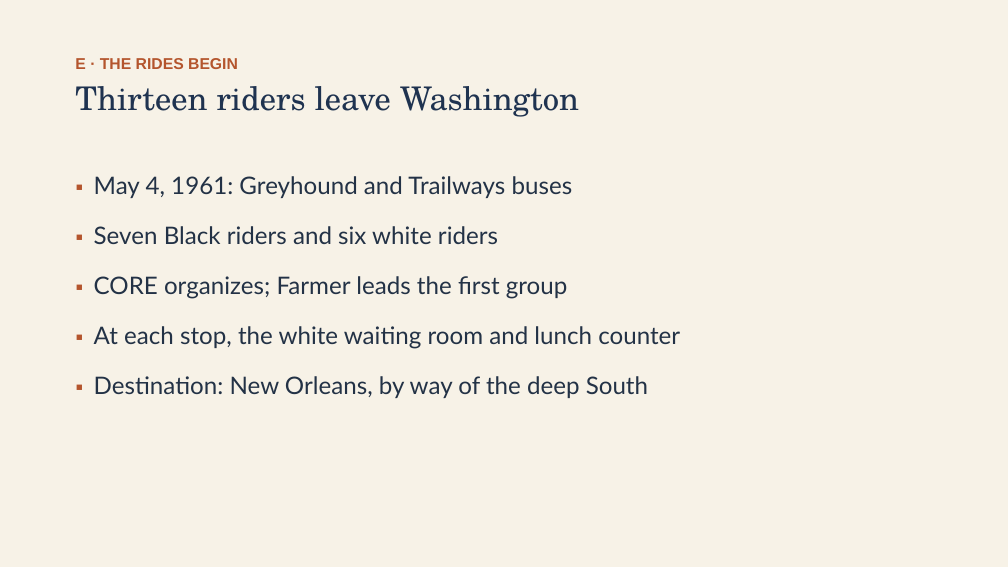
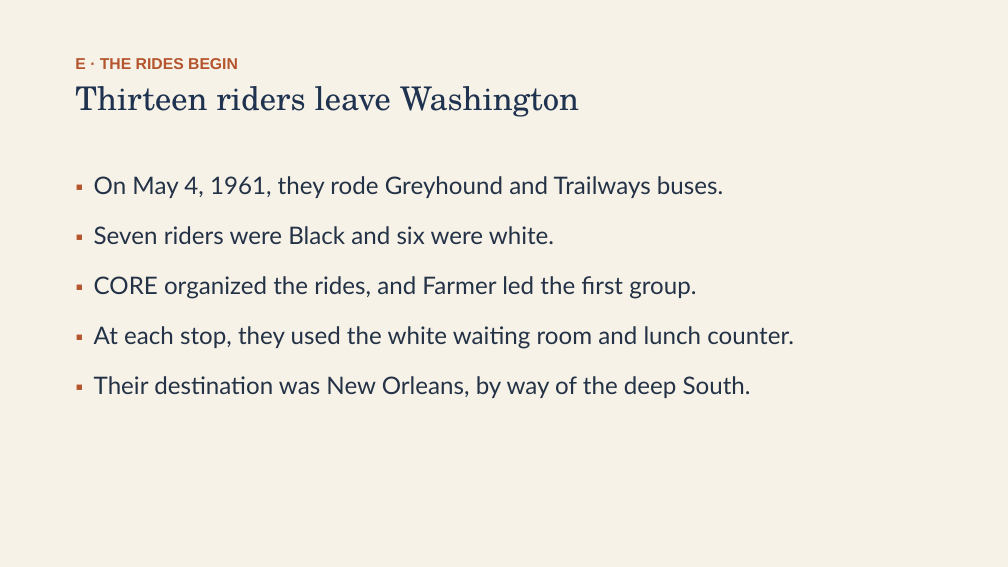
Before and after one commit to ab17gthb/humanities-curriculum-group, a slide deck: slide 16 of civil-rights/lesson-04/lesson-04-slides.pptx. Drawn at 1008x567 pixels with LibreOffice and Linux fonts; fonts in the diff are those of the drawing. Boxes give left, top, right and bottom in pixels: in the first picture for what was removed or moved away, otherwise in the second. Text is boxed around its words. In the diff, an @@ line names an element or a change of style, - is before the commit and + after.

Commit message:
Rollout: Civil Rights L4 reworked and live (Sit-Ins and Freedom Rides)

```diff
--- a/civil-rights/lesson-04/lesson-04-slides.pptx
+++ b/civil-rights/lesson-04/lesson-04-slides.pptx
@@ text at [94,176,794,398]: text changed @@
-▪ May 4, 1961: Greyhound and Trailways buses
-▪ Seven Black riders and six white riders
-▪ CORE organizes; Farmer leads the first group
-▪ At each stop, the white waiting room and lunch counter
-▪ Destination: New Orleans, by way of the deep South
+▪ On May 4, 1961, they rode Greyhound and Trailways buses.
+▪ Seven riders were Black and six were white.
+▪ CORE organized the rides, and Farmer led the first group.
+▪ At each stop, they used the white waiting room and lunch counter.
+▪ Their destination was New Orleans, by way of the deep South.
```
Also in this commit, not shown: 11 other slides changed, 6 other files.
